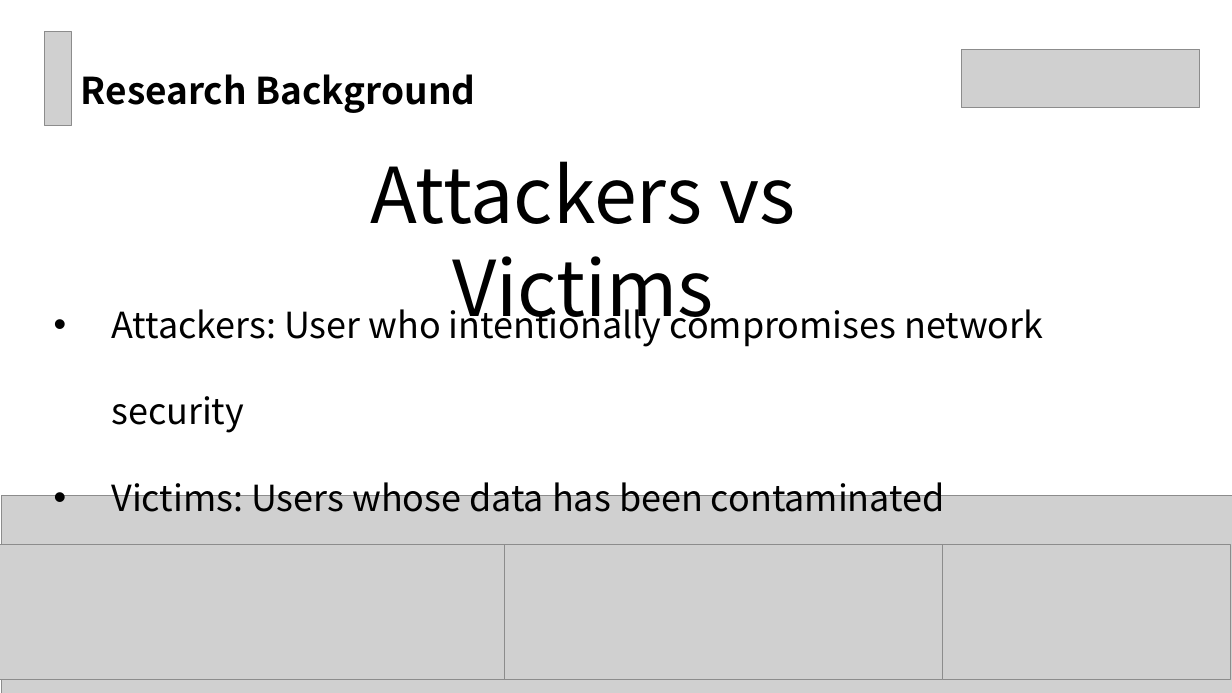
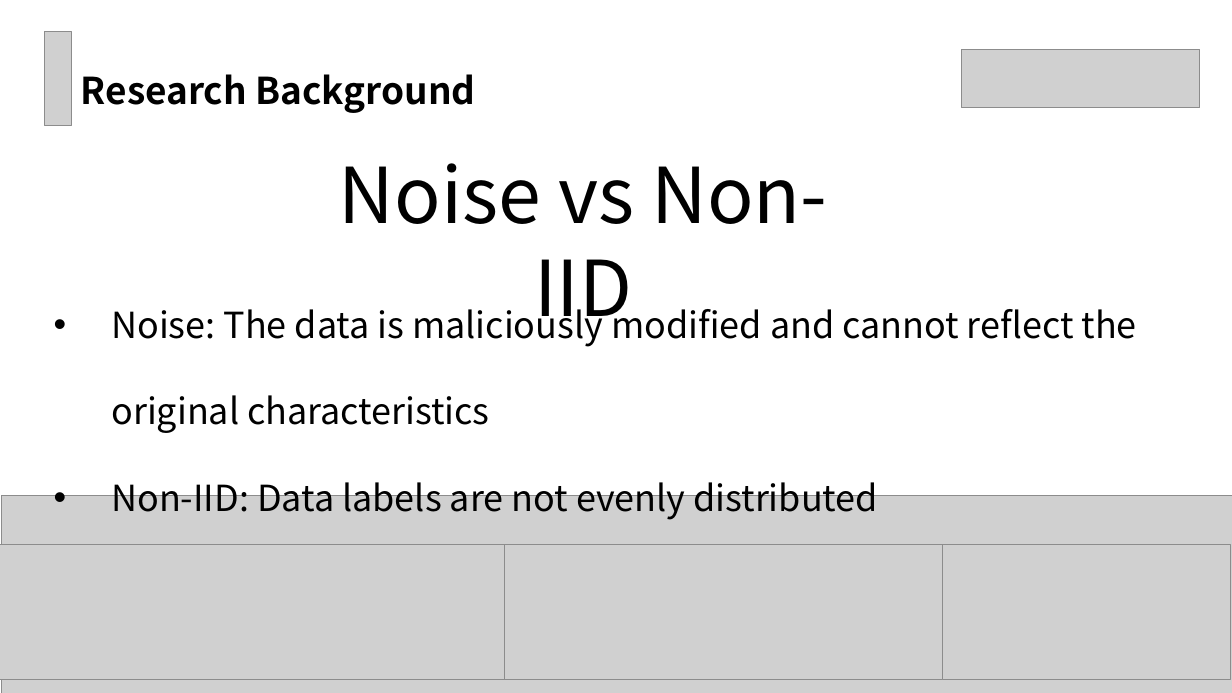
Before and after one commit to TIANGeng708/Graduated_Course, a slide deck: slide 6 of 高级计算机网络与大数据/Homework/homework3/pre.pptx. Drawn at 1232x693 pixels with LibreOffice and Linux fonts; fonts in the diff are those of the drawing; grey boxes stand for pictures. Boxes give left, top, right and bottom in pixels: in the first picture for what was removed or moved away, otherwise in the second. Text is boxed around its words. In the diff, an @@ line names an element or a change of style, - is before the commit and + after.

```diff
--- a/高级计算机网络与大数据/Homework/homework3/pre.pptx
+++ b/高级计算机网络与大数据/Homework/homework3/pre.pptx
@@ text at (x1=339, y1=163, x2=828, y2=336): text changed @@
-Attackers vs Victims
+Noise vs Non-IID
@@ text at (x1=111, y1=302, x2=1137, y2=520): text changed @@
-• Attackers: User who intentionally compromises network security
-• Victims: Users whose data has been contaminated
+• Noise: The data is maliciously modified and cannot reflect the original characteristics
+• Non-IID: Data labels are not evenly distributed
```
Also in this commit, not shown: 3 other slides changed, 1 slide added.
